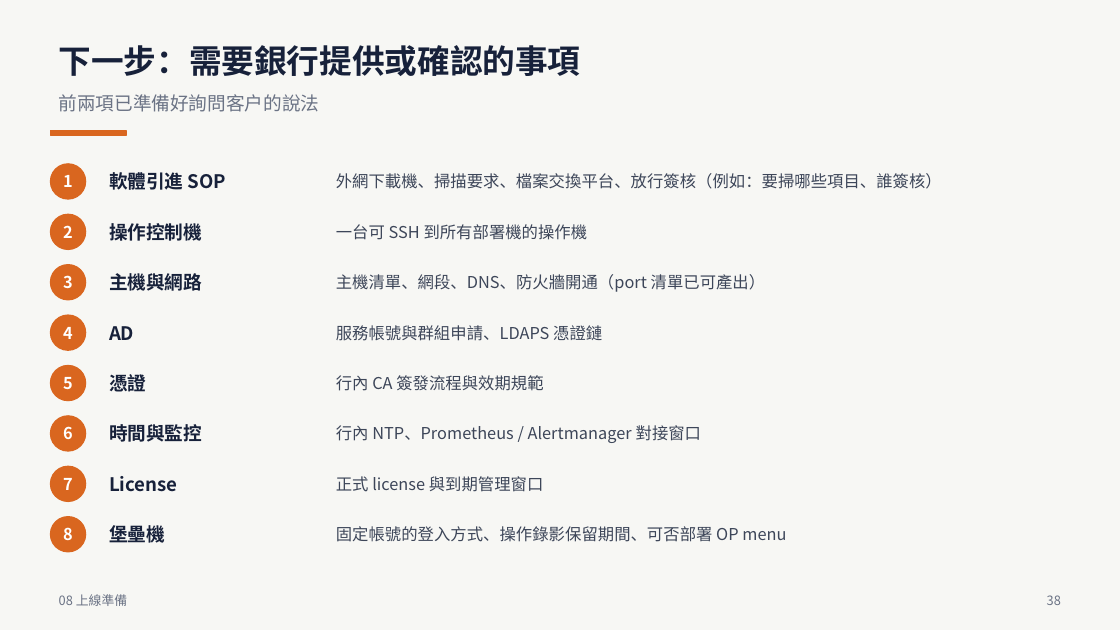
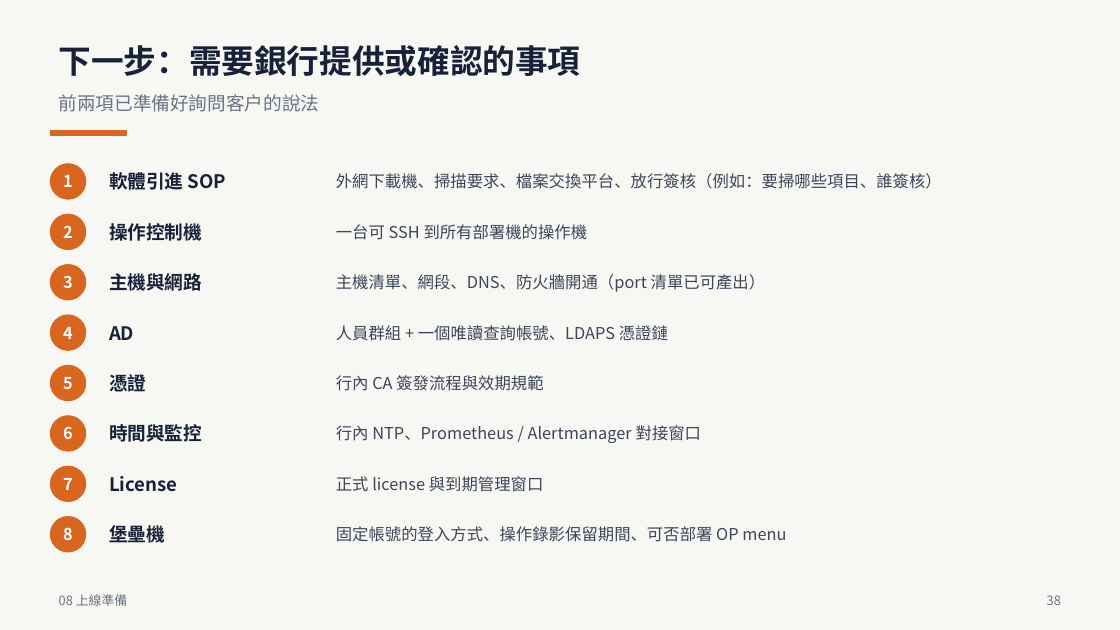
Before and after one commit to zxc81906119/kafka_install_ops, a slide deck: slide 38 of docs/Confluent-離線安裝PoC-全流程.pptx. Drawn at 1120x630 pixels with LibreOffice and Linux fonts; fonts in the diff are those of the drawing. Boxes give left, top, right and bottom in pixels: in the first picture for what was removed or moved away, otherwise in the second. Text is boxed around its words. In the diff, an @@ line names an element or a change of style, - is before the commit and + after.

```diff
--- a/docs/Confluent-離線安裝PoC-全流程.pptx
+++ b/docs/Confluent-離線安裝PoC-全流程.pptx
@@ text at [336,325,668,341]: text changed @@
-服務帳號與群組申請、LDAPS 憑證鏈
+人員群組 + 一個唯讀查詢帳號、LDAPS 憑證鏈
```
Also in this commit, not shown: 8 other slides changed, 36 other files.
